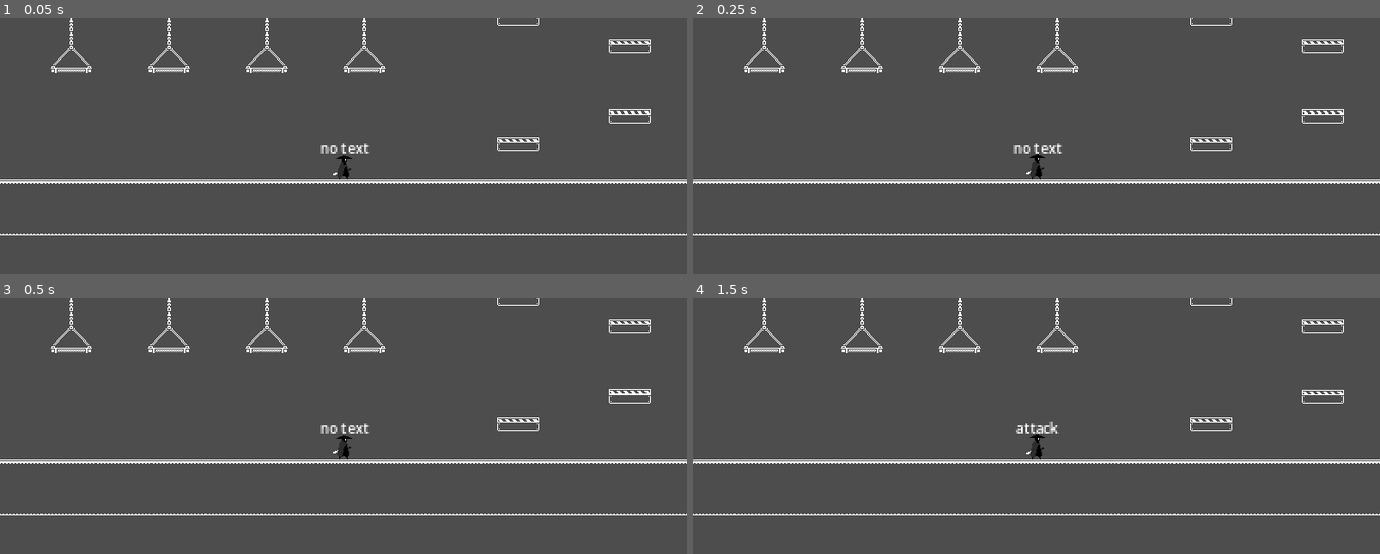
Above: before the commit, frames 1-4 (two rows, left to right).
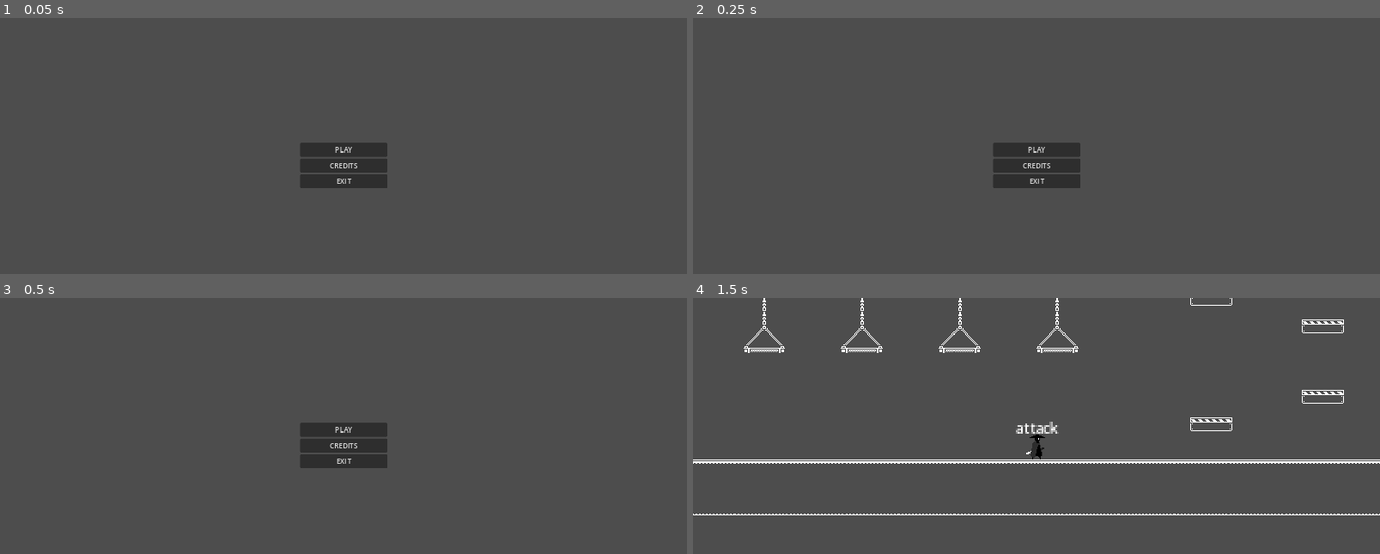
Above: after the commit, the same moments.

Repository: Bhaygon/nextindie_jam_01
Game: Godot game, scene res://scenes/main.tscn
Two runs of this game, one before a commit and one after it. Both use one fixed random seed, a clock stepped at 60 frames per second and the inputs below.
Inputs (mouse positions are in pixels of both pictures, inside the frame that each line leads up to):
- Up to frame 1 (0.05 s): no input
- Up to frame 2 (0.25 s): no input
- Up to frame 3 (0.5 s): no input
- Up to frame 4 (1.5 s): click (1036, 446) at 0.5 s, where only the run after the commit has a clickable "CREDITS"; click (1036, 428) at 1.25 s, where only the run after the commit has a clickable "PLAY"

The runs differ from the first frame. In frame 1, 4.4% of the frame differs, in the area x 0-100%, y 0-85%; in frame 2, 4.4%; in frame 3, 4.5%; in frame 4, nothing differs.

Commit message:
Add files via upload

Diff:
--- a/scenes/main.tscn
+++ b/scenes/main.tscn
@@ -1,10 +1,13 @@
-[gd_scene load_steps=4 format=3 uid="uid://c5eiu33650igb"]
+[gd_scene load_steps=5 format=3 uid="uid://c5eiu33650igb"]
 
 [ext_resource type="PackedScene" uid="uid://doktwhf07affl" path="res://scenes/hud.tscn" id="1_22bli"]
+[ext_resource type="PackedScene" uid="uid://r4x7t5u6382f" path="res://scenes/main_menu.tscn" id="1_ns6sc"]
 [ext_resource type="PackedScene" uid="uid://bwinh05r0gl3q" path="res://levels/base/level_base.tscn" id="1_ofd34"]
 [ext_resource type="PackedScene" uid="uid://b4euajxnj6q8s" path="res://scenes/player.tscn" id="2_gjpi6"]
 
 [node name="Main" type="Node"]
+
+[node name="MainMenu" parent="." instance=ExtResource("1_ns6sc")]
 
 [node name="HUD" parent="." instance=ExtResource("1_22bli")]
 
--- /dev/null
+++ b/scenes/main_menu.tscn
@@ -0,0 +1,48 @@
+[gd_scene load_steps=2 format=3 uid="uid://r4x7t5u6382f"]
+
+[ext_resource type="Script" path="res://scripts/mainmenu/MainMenu.gd" id="1_61qut"]
+
+[node name="MainMenu" type="CanvasLayer"]
+script = ExtResource("1_61qut")
+
+[node name="Control" type="Control" parent="."]
+layout_mode = 3
+anchors_preset = 15
+anchor_right = 1.0
+anchor_bottom = 1.0
+grow_horizontal = 2
+grow_vertical = 2
+size_flags_horizontal = 3
+size_flags_vertical = 3
+metadata/_edit_use_anchors_ = true
+
+[node name="VBoxContainer" type="VBoxContainer" parent="Control"]
+custom_minimum_size = Vector2(200, 0)
+layout_mode = 1
+anchors_preset = 8
+anchor_left = 0.5
+anchor_top = 0.5
+anchor_right = 0.5
+anchor_bottom = 0.5
+offset_left = -4.0
+offset_top = -4.0
+offset_right = 4.0
+offset_bottom = 4.0
+grow_horizontal = 2
+grow_vertical = 2
+
+[node name="ButtonPlay" type="Button" parent="Control/VBoxContainer"]
+layout_mode = 2
+text = "PLAY"
+
+[node name="ButtonCredits" type="Button" parent="Control/VBoxContainer"]
+layout_mode = 2
+text = "CREDITS"
+
+[node name="ButtonExit" type="Button" parent="Control/VBoxContainer"]
+layout_mode = 2
+text = "EXIT"
+
+[connection signal="pressed" from="Control/VBoxContainer/ButtonPlay" to="." method="_on_button_play_pressed"]
+[connection signal="pressed" from="Control/VBoxContainer/ButtonCredits" to="." method="_on_button_credits_pressed"]
+[connection signal="pressed" from="Control/VBoxContainer/ButtonExit" to="." method="_on_button_exit_pressed"]
--- a/scenes/state_label.gd
+++ b/scenes/state_label.gd
@@ -1,4 +1,4 @@
 extends Label
 
 func change_label(value: String):
-    text = value;
+	text = value;
--- /dev/null
+++ b/scripts/mainmenu/MainMenu.gd
@@ -0,0 +1,41 @@
+extends CanvasLayer
+
+# Variables =======================================================================================
+@onready var anodeParentChildren: Array = self.get_parent().get_children() # Contains references to the children of Main.
+
+
+
+# General =========================================================================================
+
+func _ready() -> void:
+	Show_Menu()
+
+
+
+# Show / Hide Menu ================================================================================
+
+func Show_Menu() -> void:
+	for node in anodeParentChildren:
+		if node == self: node.show()
+		else: node.hide()
+
+
+func Hide_Menu() -> void:
+	for node in anodeParentChildren:
+		if node == self: node.hide()
+		else: node.show()
+
+
+
+# Signals =========================================================================================
+
+func _on_button_play_pressed():
+	Hide_Menu()
+
+
+func _on_button_credits_pressed():
+	pass
+
+
+func _on_button_exit_pressed():
+	get_tree().quit()
--- a/scripts/player/states/attack.gd
+++ b/scripts/player/states/attack.gd
@@ -12,11 +12,11 @@
 @export var idle_state: State
 
 func enter() -> void:
-    parent.velocity.x = 0
-    parent.velocity.y = 0
-    label_debug_text.emit("attack")
-    super()
+	parent.velocity.x = 0
+	parent.velocity.y = 0
+	label_debug_text.emit("attack")
+	super()
 
 func process_physics(delta: float) -> State:
-    parent.move_and_slide()
-    return idle_state
+	parent.move_and_slide()
+	return idle_state
--- a/scripts/player/states/slam.gd
+++ b/scripts/player/states/slam.gd
@@ -17,41 +17,41 @@
 var landed: bool
 
 func enter() -> void:
-    label_debug_text.emit("slam")
-    parent.velocity.x = 0
-    landing = false
-    landed = false
-    increase_speed()
-    super()
+	label_debug_text.emit("slam")
+	parent.velocity.x = 0
+	landing = false
+	landed = false
+	increase_speed()
+	super()
 
 func increase_speed():
-    slam_gravity = 0
-    var tw = create_tween().set_parallel().set_trans(Tween.TRANS_QUINT)
-    tw.tween_property(self, "slam_gravity", gravity + slam_force, 0.1)
+	slam_gravity = 0
+	var tw = create_tween().set_parallel().set_trans(Tween.TRANS_QUINT)
+	tw.tween_property(self, "slam_gravity", gravity + slam_force, 0.1)
 
 func land():
-    landing = true
-    parent.animation_player.play("slam_end")
-    await parent.animation_player.animation_finished
-    landed = true
+	landing = true
+	parent.animation_player.play("slam_end")
+	await parent.animation_player.animation_finished
+	landed = true
 
 func process_physics(delta: float) -> State:
-    # Move
-    var right = Input.is_action_pressed("right")
-    var left = Input.is_action_pressed("left")
-    parent.velocity.x = 0 # Remove to maintain velocity
-    if right:
-        parent.velocity.x = run_speed
-        parent.sprite.flip_h = false
-    if left:
-        parent.velocity.x = -run_speed
-        parent.sprite.flip_h = true
-    # Gravity
-    parent.velocity.y += slam_gravity * delta
-    parent.move_and_slide()
-    # Retorna ao cair
-    if (parent.is_on_floor() and not landing):
-        land()
-    if landed:
-        return idle_state
-    return null
+	# Move
+	var right = Input.is_action_pressed("right")
+	var left = Input.is_action_pressed("left")
+	parent.velocity.x = 0 # Remove to maintain velocity
+	if right:
+		parent.velocity.x = run_speed
+		parent.sprite.flip_h = false
+	if left:
+		parent.velocity.x = -run_speed
+		parent.sprite.flip_h = true
+	# Gravity
+	parent.velocity.y += slam_gravity * delta
+	parent.move_and_slide()
+	# Retorna ao cair
+	if (parent.is_on_floor() and not landing):
+		land()
+	if landed:
+		return idle_state
+	return null
